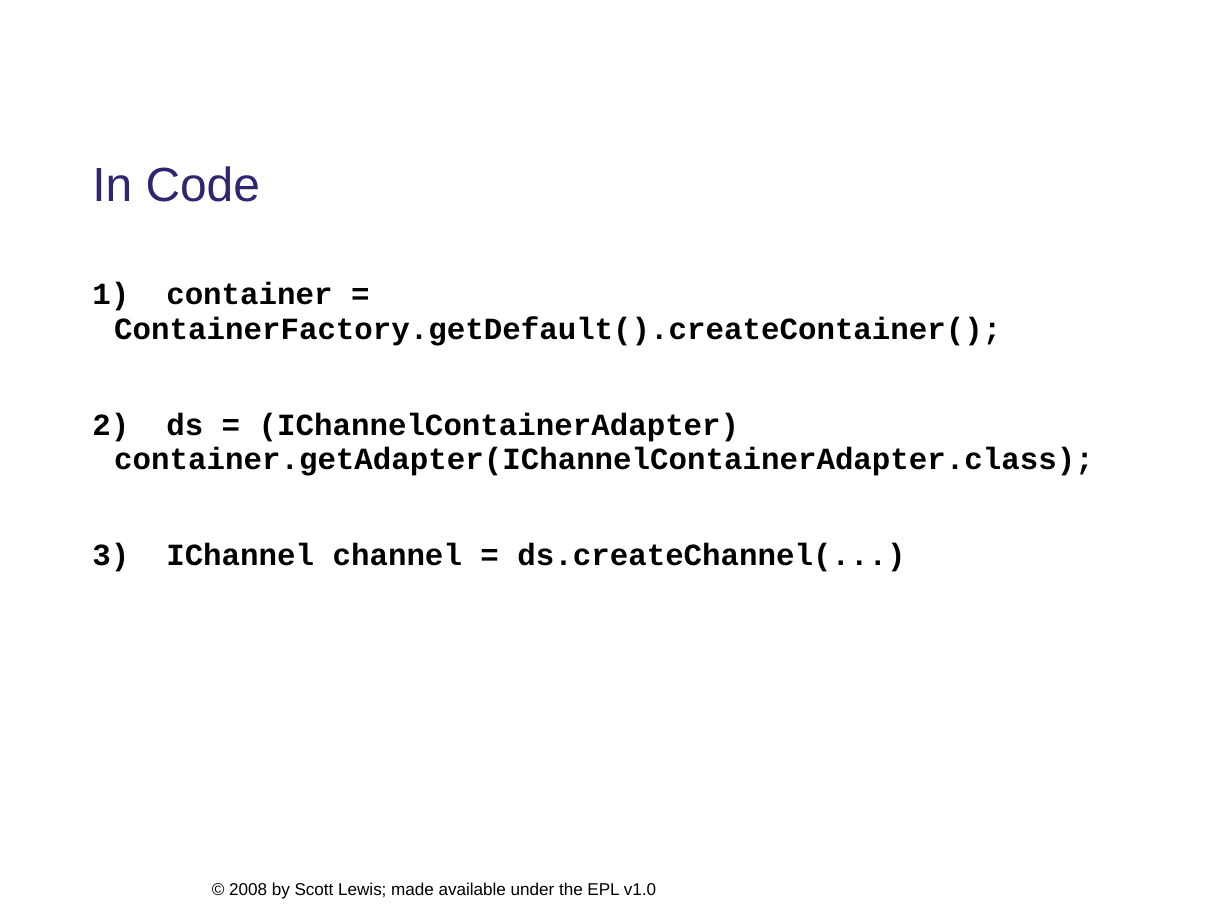
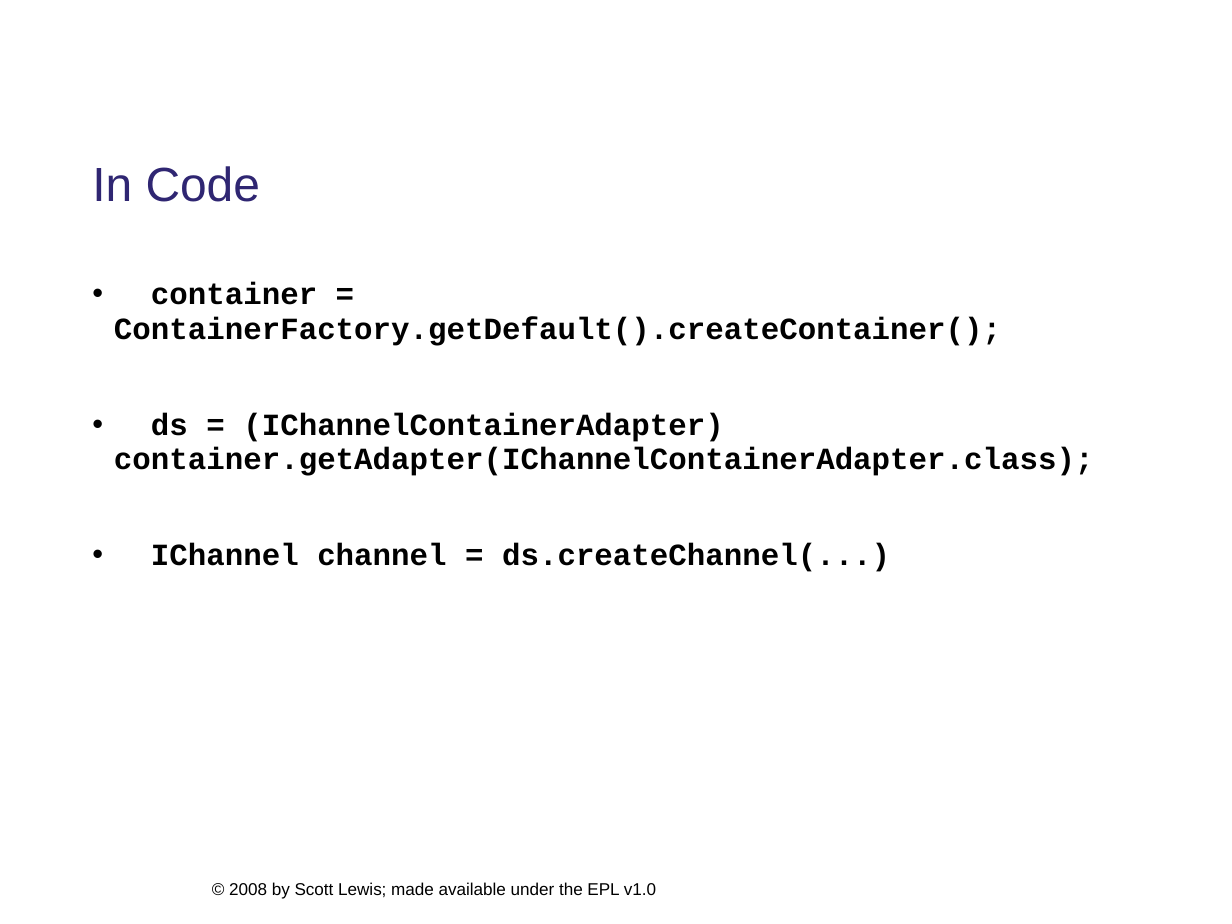
Before and after one commit to eclipse/ecf-website, a slide deck: slide 12 of presentations/eclipsecon2008/longtalk134/ecf_eclipsecon2008_134_DRAFT.ppt. Drawn at 1232x924 pixels with LibreOffice and Linux fonts; fonts in the diff are those of the drawing; background and template pictures are left out. Boxes give left, top, right and bottom in pixels: in the first picture for what was removed or moved away, otherwise in the second. Text is boxed around its words. In the diff, an @@ line names an element or a change of style, - is before the commit and + after.

```diff
--- a/presentations/eclipsecon2008/longtalk134/ecf_eclipsecon2008_134_DRAFT.ppt
+++ b/presentations/eclipsecon2008/longtalk134/ecf_eclipsecon2008_134_DRAFT.ppt
@@ text "container = ContainerFactory.getDefault().createContainer();" at bbox=[114, 282, 1094, 572]: bullet 1) to • @@
```
Also in this commit, not shown: 7 other slides changed, 2 other files.
